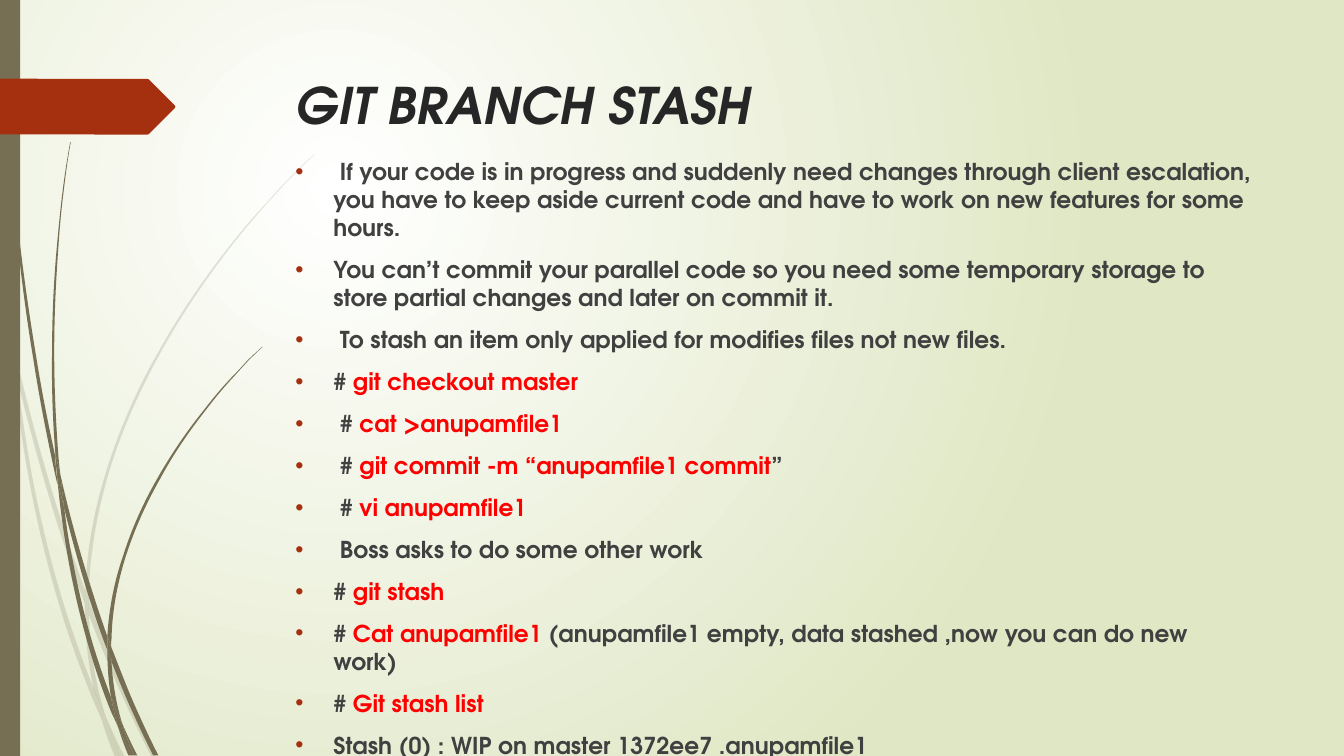
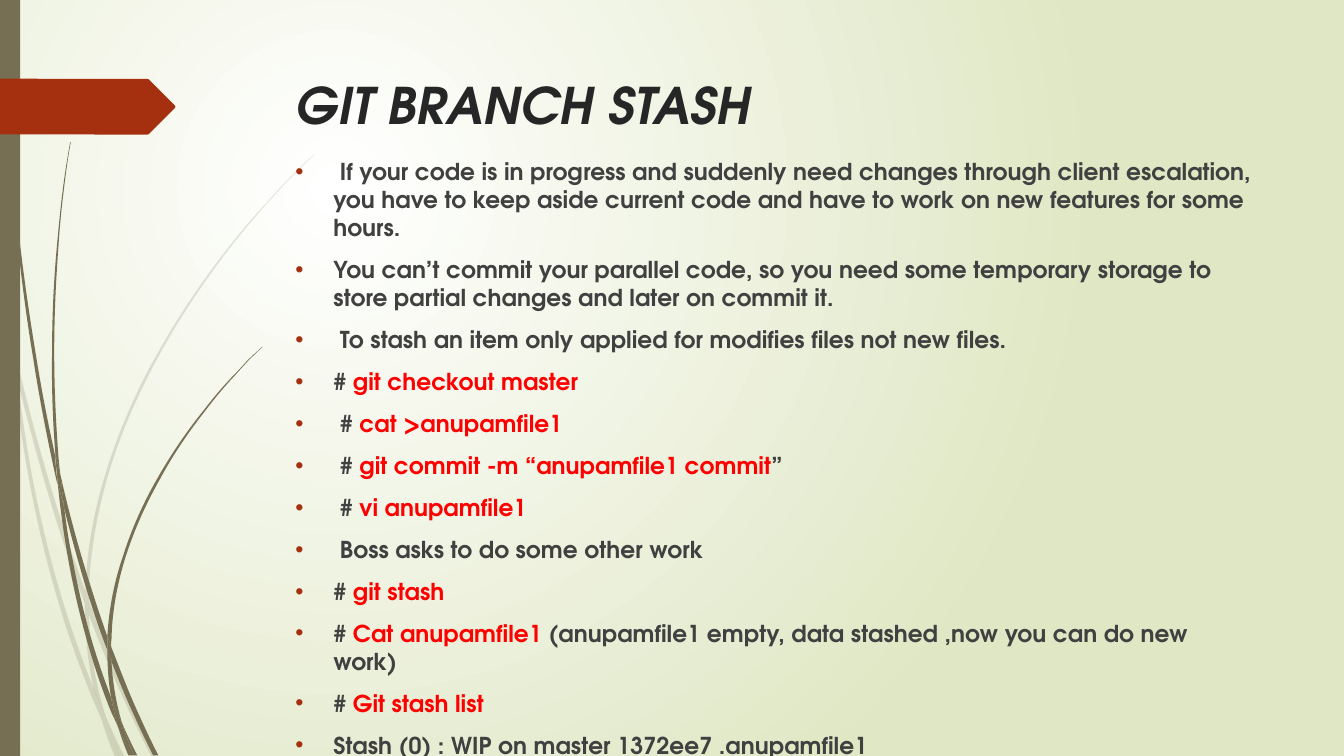
Before and after one commit to Ashok1012/test, a slide deck: slide 21 of DevOps.pptx (slide 22 before the commit). Drawn at 1344x756 pixels with LibreOffice and Linux fonts; fonts in the diff are those of the drawing. Boxes give left, top, right and bottom in pixels: in the first picture for what was removed or moved away, otherwise in the second. Text is boxed around its words. In the diff, an @@ line names an element or a change of style, - is before the commit and + after.

```diff
--- a/DevOps.pptx
+++ b/DevOps.pptx
@@ text at (333, 260, 1211, 311): text changed @@
-• You can’t commit your parallel code so you need some temporary storage to store partial changes and later on commit it.
+• You can’t commit your parallel code, so you need some temporary storage to store partial changes and later on commit it.
```
Also in this commit, not shown: 48 other slides changed, 9 slides added, 2 slides removed.
